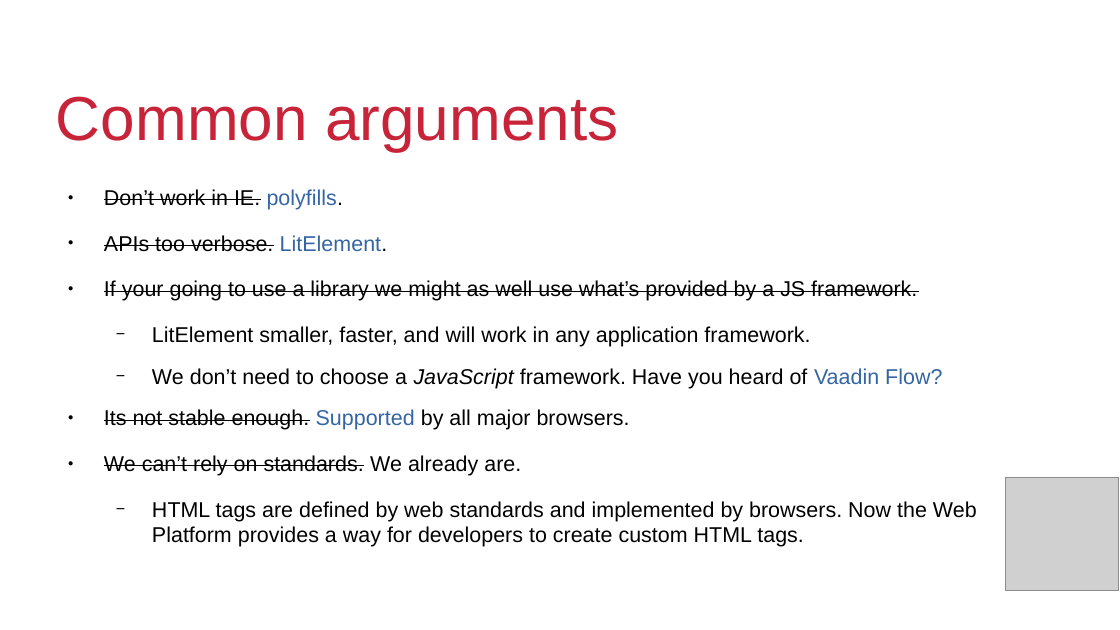
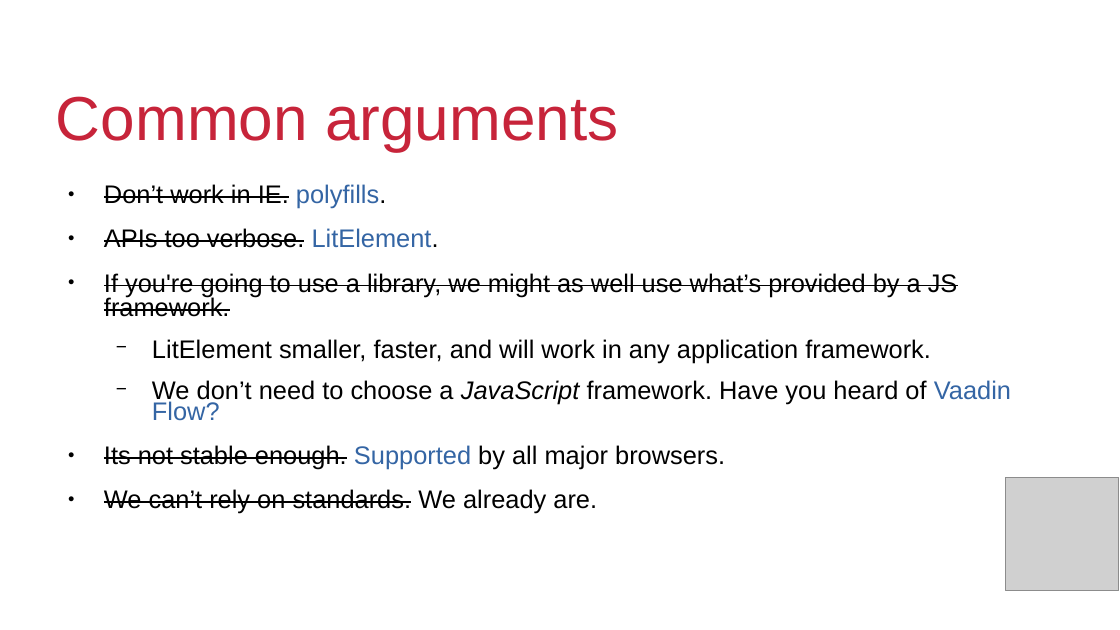
Before and after one commit to QuiWorks/wc-presentation, a slide deck: slide 5 of wc-pp-presentation.odp (slide 7 before the commit). Drawn at 1120x630 pixels with LibreOffice and Linux fonts; fonts in the diff are those of the drawing; grey boxes stand for pictures; background and template pictures are left out. Boxes give left, top, right and bottom in pixels: in the first picture for what was removed or moved away, otherwise in the second. Text is boxed around its words. In the diff, an @@ line names an element or a change of style, - is before the commit and + after.

```diff
--- a/wc-pp-presentation.odp
+++ b/wc-pp-presentation.odp
@@ text at (104,184,1011,514): size 15.2 to 18 pt in "Don’t work in IE. polyfills.", "APIs too verbose. LitElement.", "LitElement smaller, faster, and will work in ...", "We don’t need to choose a JavaScript ..." and 2 more places; indent changed; line spacing 1 to 0.8; line spacing 1 to 0.7; more space between paragraphs @@
@@ text at (104,273,958,317): text changed; size 15.2 to 18 pt @@
-● If your going to use a library we might as well use what’s provided by a JS framework.
+● If you're going to use a library, we might as well use what’s provided by a JS framework.
@@ text at (152,501,977,547): paragraph removed @@
-  − HTML tags are defined by web standards and implemented by browsers. Now the Web Platform provides a way for developers to create custom HTML tags.
```
Also in this commit, not shown: 4 other slides changed, 2 slides added, 6 slides removed.
